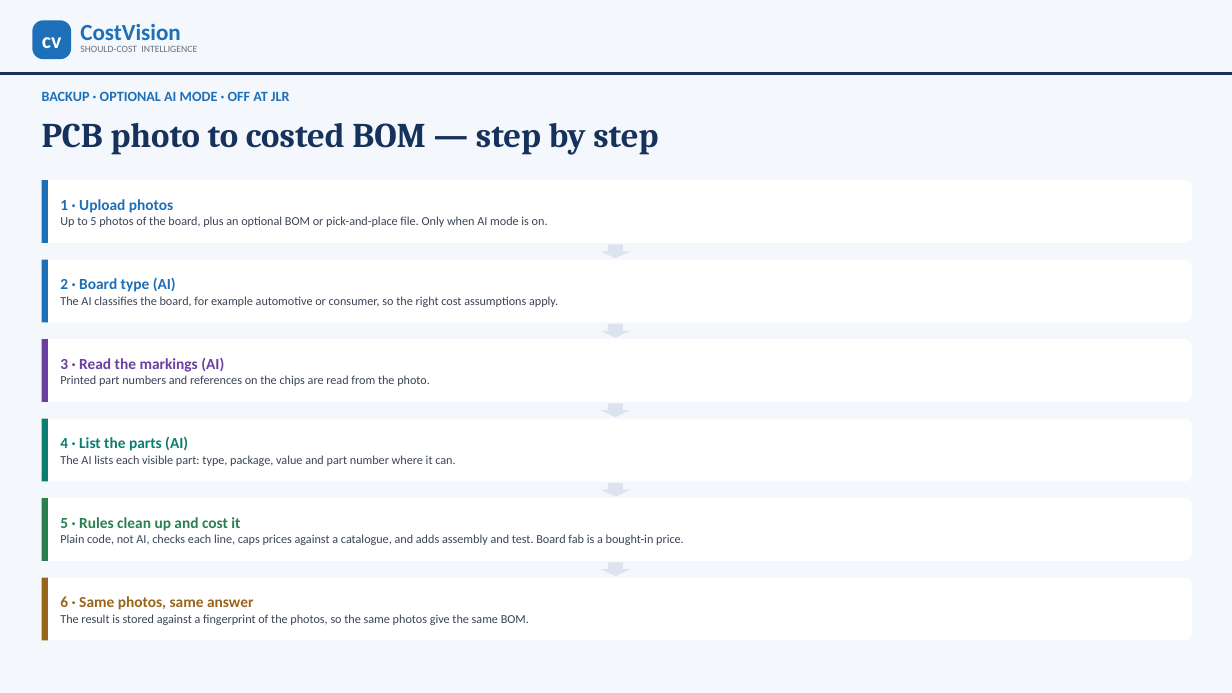
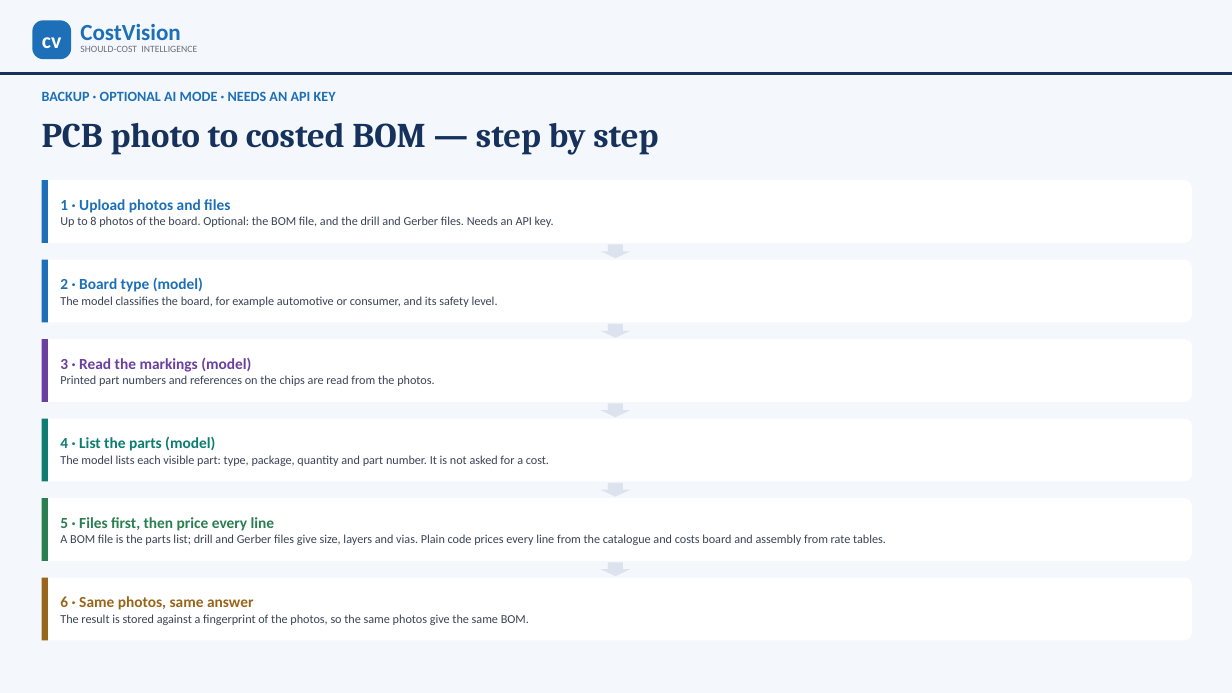
Before and after one commit to bhosaleavinash546/leamington-marathi, a slide deck: slide 26 of CostVision-Implementation-Blueprint.pptx. Drawn at 1232x693 pixels with LibreOffice and Linux fonts; fonts in the diff are those of the drawing. Boxes give left, top, right and bottom in pixels: in the first picture for what was removed or moved away, otherwise in the second. Text is boxed around its words. In the diff, an @@ line names an element or a change of style, - is before the commit and + after.

```diff
--- a/CostVision-Implementation-Blueprint.pptx
+++ b/CostVision-Implementation-Blueprint.pptx
@@ text at box(42, 91, 336, 101): text changed @@
-BACKUP · OPTIONAL AI MODE · OFF AT JLR
+BACKUP · OPTIONAL AI MODE · NEEDS AN API KEY
@@ text in rounded rectangle at box(60, 199, 554, 227): text changed @@
-1 · Upload photos
-Up to 5 photos of the board, plus an optional BOM or pick-and-place file. Only when AI mode is on.
+1 · Upload photos and files
+Up to 8 photos of the board. Optional: the BOM file, and the drill and Gerber files. Needs an API key.
@@ text in rounded rectangle at box(60, 277, 498, 307): text changed @@
-2 · Board type (AI)
-The AI classifies the board, for example automotive or consumer, so the right cost assumptions apply.
+2 · Board type (model)
+The model classifies the board, for example automotive or consumer, and its safety level.
@@ text in rounded rectangle at box(60, 358, 434, 386): text changed @@
-3 · Read the markings (AI)
-Printed part numbers and references on the chips are read from the photo.
+3 · Read the markings (model)
+Printed part numbers and references on the chips are read from the photos.
@@ text in rounded rectangle at box(60, 437, 549, 466): text changed @@
-4 · List the parts (AI)
-The AI lists each visible part: type, package, value and part number where it can.
+4 · List the parts (model)
+The model lists each visible part: type, package, quantity and part number. It is not asked for a cost.
@@ text in rounded rectangle at box(60, 517, 886, 545): text changed @@
-5 · Rules clean up and cost it
-Plain code, not AI, checks each line, caps prices against a catalogue, and adds assembly and test. Board fab is a bought-in price.
+5 · Files first, then price every line
+A BOM file is the parts list; drill and Gerber files give size, layers and vias. Plain code prices every line from the catalogue and costs board and assembly from rate tables.
```
Also in this commit, not shown: 15 other slides changed, 18 other files.
